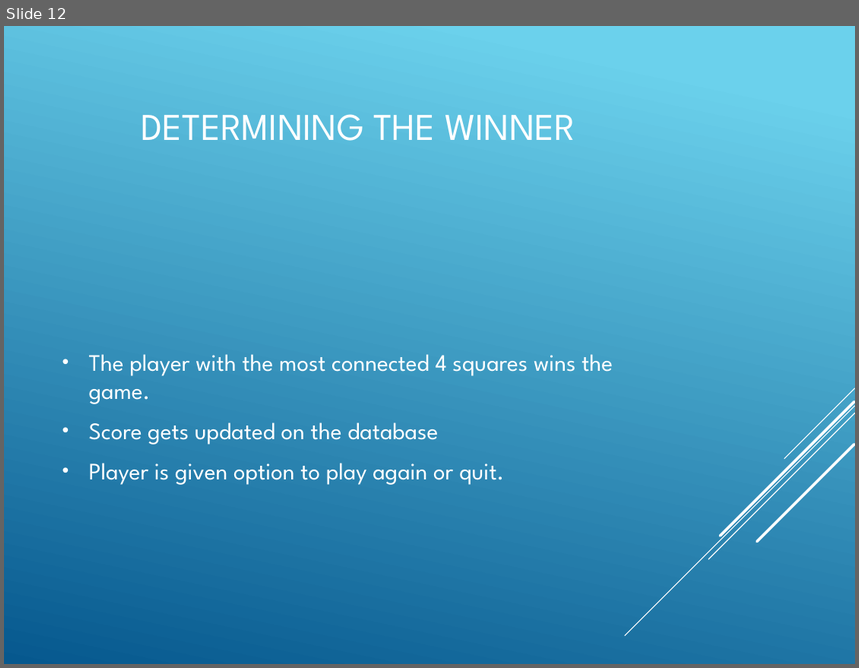
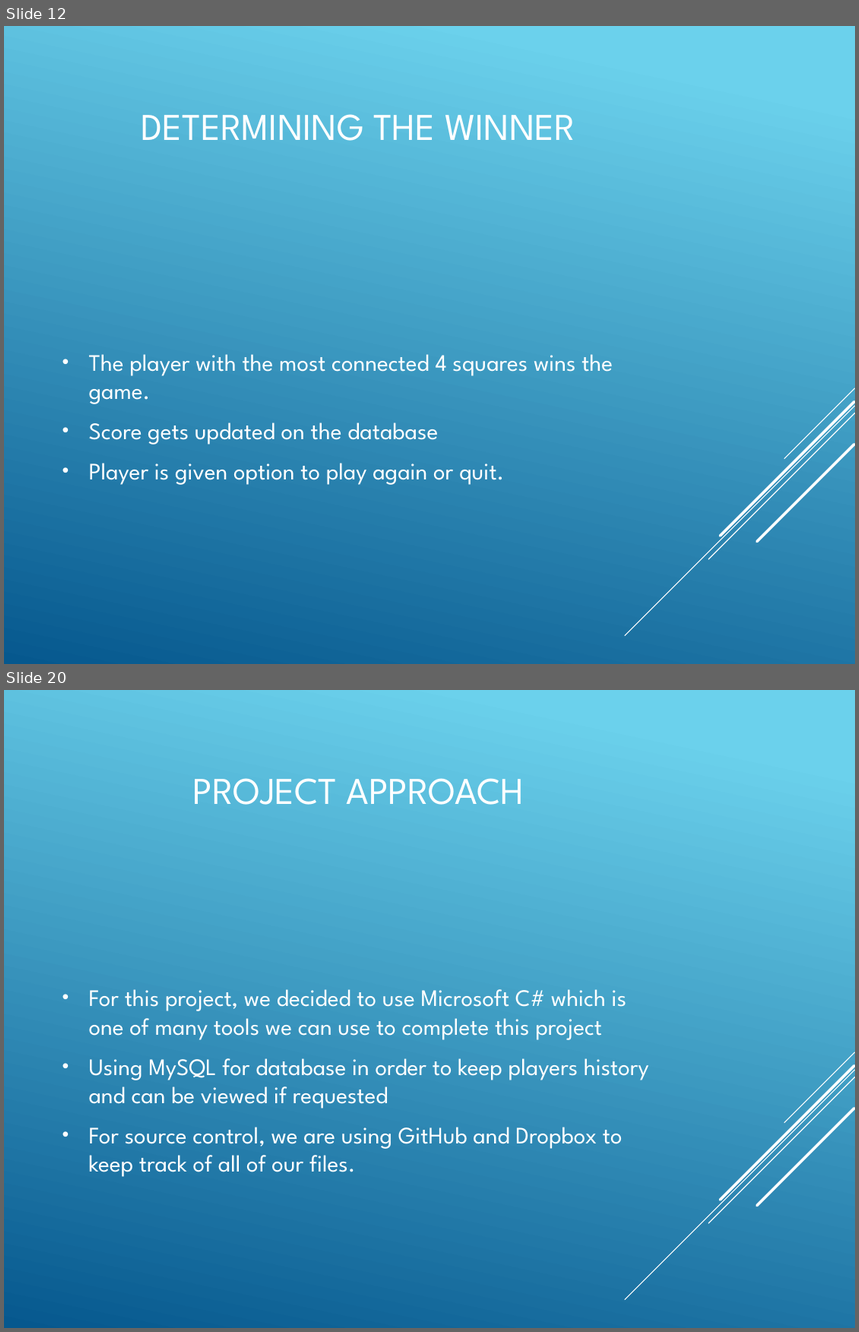
Before and after one commit to Amatarasu/A-Team, a slide deck: Power Point Presentation-bk.pptx. Shown one above the other, each under a label of ours: slide 12 before the commit, slides 12 and 20 after it; the slides between them are not shown. The pictures are 859x668 and 859x1332 pixels, drawn with LibreOffice and Linux fonts; fonts in the diff are those of the drawing. Boxes give left, top, right and bottom in pixels: in the first picture for what was removed or moved away, otherwise in the second. Text is boxed around its words. In the diff, an @@ line names an element or a change of style, - is before the commit and + after.

```diff
--- a/Power Point Presentation-bk.pptx
+++ b/Power Point Presentation-bk.pptx
@@ slide 20 added at <box>4,690,855,1328</box>, background gradient #6ED2EB to #06588E; not listed: 5 template elements that a slide beside it also shows @@
@@ title added at <box>193,778,525,805</box>, 32 pt, text #FFFFFF @@
+PROJECT APPROACH
@@ text added at <box>89,989,649,1177</box>, 20 pt, text #FFFFFF @@
+• For this project, we decided to use Microsoft C# which is one of many tools we can use to complete this project
+• Using MySQL for database in order to keep players history and can be viewed if requested
+• For source control, we are using GitHub and Dropbox to keep track of all of our files.
```
Also in this commit, not shown: 1 slide changed, 11 other slides added, 1 slide removed, 8 other files.
